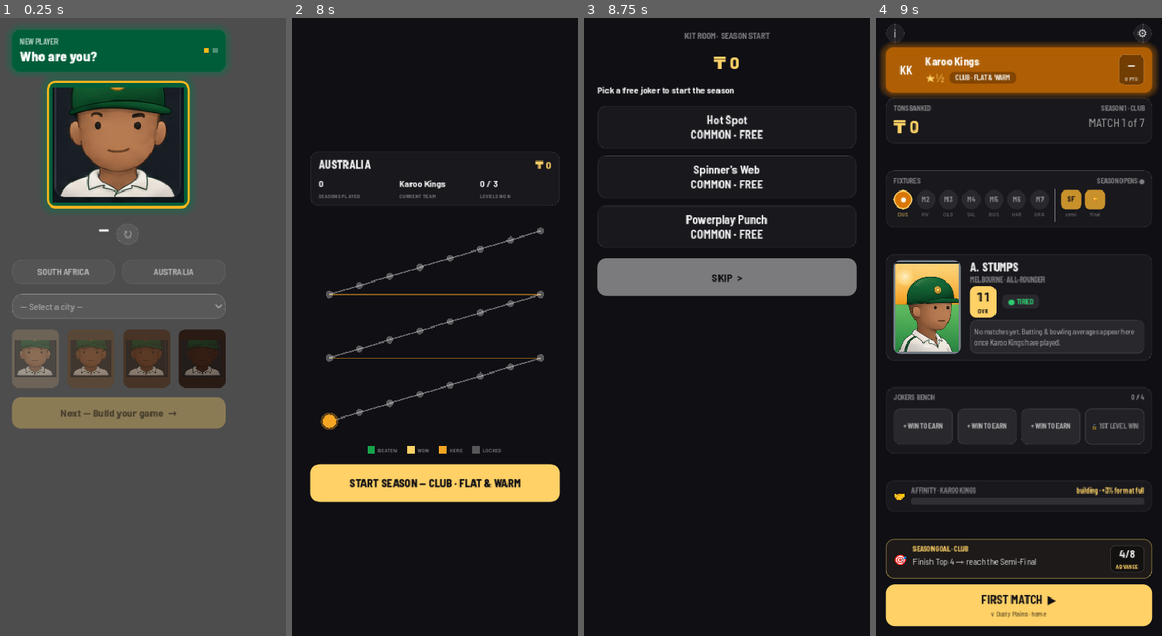
Above: before the commit, frames 1-4 (left to right).
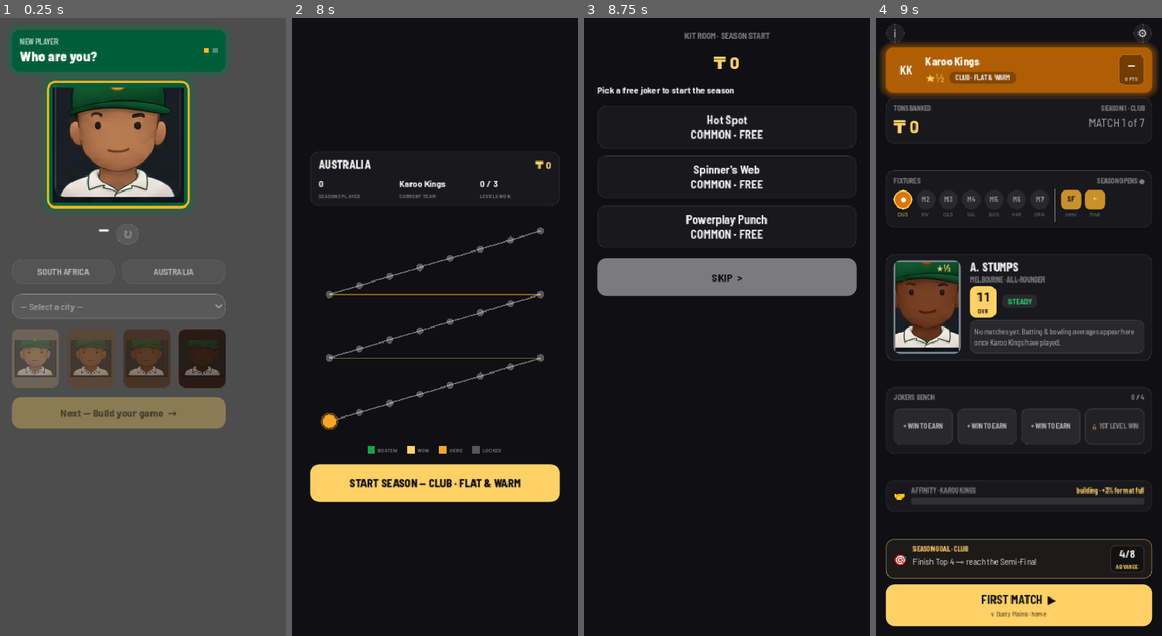
Above: after the commit, the same moments.

Repository: nico101rsa/cricket-v3
Game: Godot game, scene res://scenes/main.tscn
Two runs of this game, one before a commit and one after it. Both use one fixed random seed, a clock stepped at 60 frames per second and the inputs below.
Inputs (mouse positions are in pixels of both pictures, inside the frame that each line leads up to):
- Up to frame 1 (0.25 s): no input
- Up to frame 2 (8 s): click "SOUTH AFRICA" at 0.5 s; click "AUSTRALIA" at 1.25 s; click "— Select a city —" at 2 s; click (326, 357) at 2.77 s; click "Melbourne" at 3.5 s; click (383, 357) at 4.27 s; click (437, 357) at 5.02 s; click "Next — Build your game →" at 5.75 s; click "Begin Career" at 6.5 s; click "ENTER FIRST SEASON ▶" at 7.25 s
- Up to frame 3 (8.75 s): click "START SEASON — CLUB · FLAT & …" at 8 s
- Up to frame 4 (9 s): click "SKIP >" at 8.75 s

Frames 1-3 are identical in both runs. In frame 4, 3.1% of the frame differs, in the area x 6-56%, y 39-54%.

Commit message:
feat: hub player card wears the bucket x form portrait; form chip de-emoji'd (DP6/DP7)
Co-Authored-By: Claude Fable 5 <noreply@anthropic.com>

Diff:
--- a/scenes/season_hub/season_hub.gd
+++ b/scenes/season_hub/season_hub.gd
@@ -9,7 +9,6 @@
 # Hard design rules honoured here: never show raw PWR/COM/ATT/CON (only OVR +
 # career averages); position pill shows "—" until a result exists.
 
-const HERO_CAP := preload("res://assets/portraits/hero-cap.png")
 const RARITY := {"Common": Palette.COMMON, "Rare": Palette.RARE, "Legendary": Palette.LEGENDARY}
 const BOOT_SEED := 20260615
 const AFF_FULL := 5.0   # affinity loyalty "full" (seasons-stayed; display-only)
@@ -116,8 +115,7 @@
 	nextb.add_theme_font_size_override("font_size", 9)
 	Fonts.weigh(nextb, Fonts.W_BOLD)
 	_root.get_node("TonsPanel/TonsRow/ContextCol/ProgressLabel").add_theme_color_override("font_color", Palette.WHITE_MID)
-	# portrait art + affinity track
-	_root.get_node("CardPanel/PlayerCard/Portrait/PortraitTex").texture = HERO_CAP
+	# affinity track (portrait art is per-view -- set in _render_card)
 	_root.get_node("AffinityPanel/AffinityRow/AffinityCol/AffinityBar").add_theme_stylebox_override("background", UIStyle.bar_track())
 	# CTA text colours (dark on gold)
 	var ctab: Label = _root.get_node("CTA/CtaCenter/CtaLines/CtaBig")
@@ -372,6 +370,8 @@
 	# §16.3 skill-tier ring around the portrait art.
 	_root.get_node("CardPanel/PlayerCard/Portrait").add_theme_stylebox_override(
 		"panel", UIStyle.portrait_ring(Palette.skill_ring(_view.team_stars)))
+	# the face follows appearance bucket x live form band (DP6)
+	_root.get_node("CardPanel/PlayerCard/Portrait/PortraitTex").texture = PortraitLibrary.texture_for(_view.appearance, _view.form)
 	var corner: Label = _root.get_node("CardPanel/PlayerCard/Portrait/StarCorner")
 	corner.text = _stars_str(_view.team_stars)
 	corner.add_theme_color_override("font_color", Palette.GOLD)
@@ -496,10 +496,7 @@
 	return out if not out.is_empty() else "½"
 
 func _form_chip(form: int) -> String:
-	if form >= 2: return "🔥 HOT"
-	if form == 1: return "✓ STEADY"
-	if form == 0: return "● TIRED"
-	return "❄ COLD"
+	return FormBand.label(FormBand.of(form))  # no emoji -- Barlow tofus them (DP7)
 
 func _role(v: SeasonView) -> String:
 	var bat := v.power + v.composure
--- a/tests/unit/test_season_hub_scene.gd
+++ b/tests/unit/test_season_hub_scene.gd
@@ -263,3 +263,22 @@
 	assert_true(play.shop_enabled(), "shop on for live play")
 	assert_eq(play.pending_shop_visit()["kind"], "starter", "V0 pends on a fresh season")
 	SaveManager.clear_career(); SaveManager.clear_player(); SaveManager.clear_live_season()
+
+func test_player_card_portrait_matches_bucket_and_form() -> void:
+	var hub = SeasonHubScene.instantiate()
+	add_child_autofree(hub)
+	var v := _view()
+	v.appearance = Appearance.Bucket.INDIAN
+	v.form = 2
+	hub.set_view(v)
+	await get_tree().process_frame
+	var tex: TextureRect = hub.get_node("Margin/Root/CardPanel/PlayerCard/Portrait/PortraitTex")
+	assert_eq(tex.texture, PortraitLibrary.texture_for(Appearance.Bucket.INDIAN, 2), "card wears the bucket x form face")
+
+func test_form_chip_is_plain_text_no_emoji() -> void:
+	var hub = SeasonHubScene.instantiate()
+	add_child_autofree(hub)
+	assert_eq(hub._form_chip(2), "HOT")
+	assert_eq(hub._form_chip(0), "STEADY")  # fresh player: STEADY, not TIRED
+	assert_eq(hub._form_chip(-1), "TIRED")
+	assert_eq(hub._form_chip(-2), "COLD")
